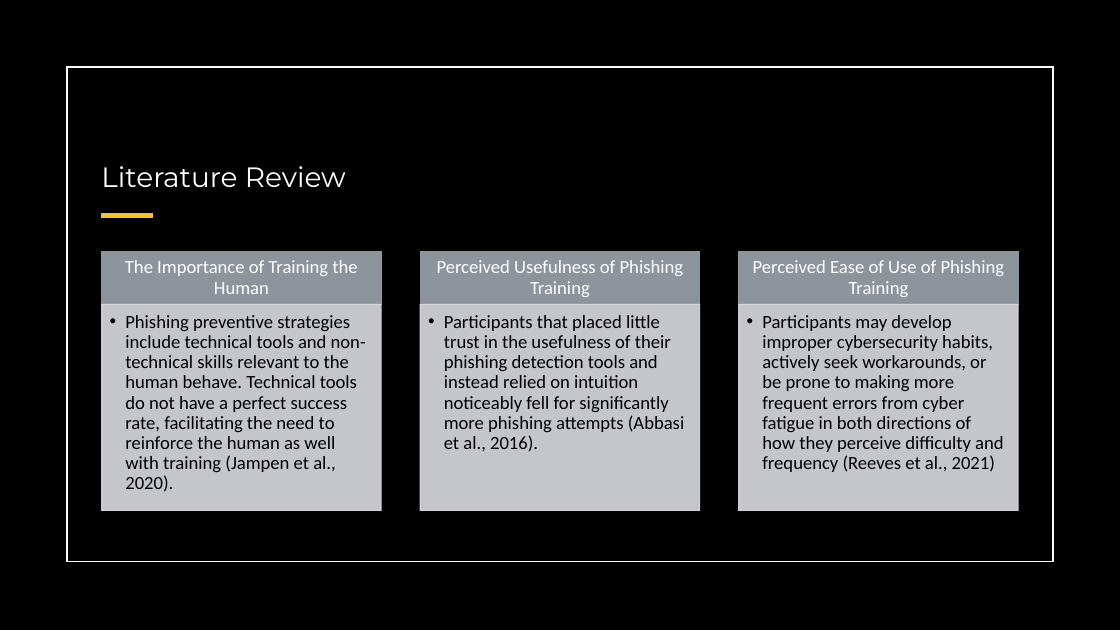
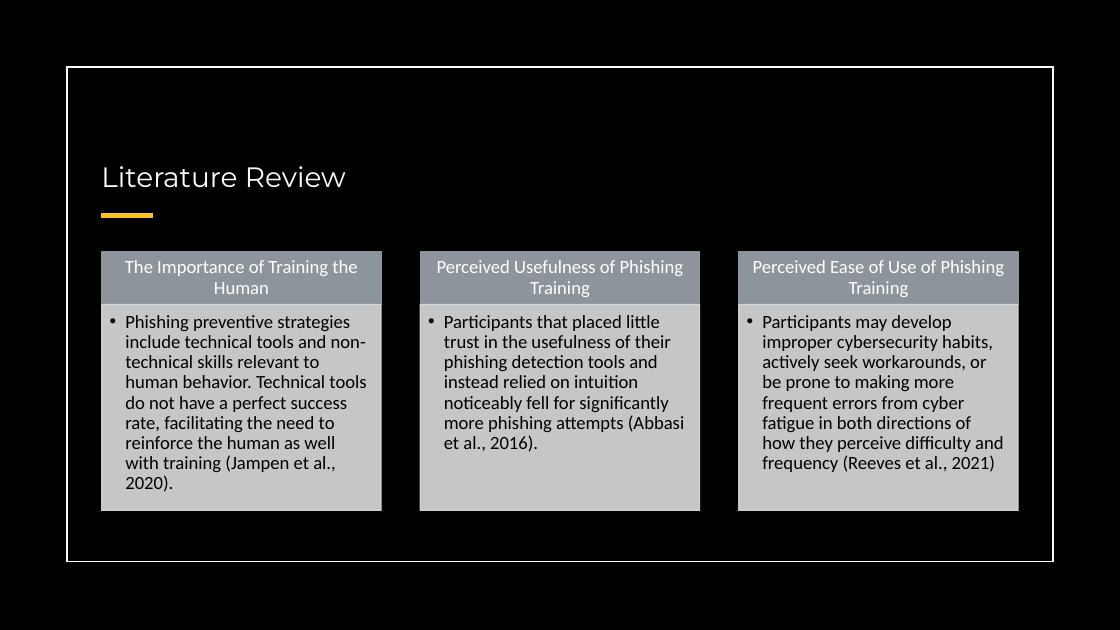
Before and after one commit to snowbowls/W.B.T.T.R.Y.A.Y.C.E.W, a slide deck: slide 4 of PPT/Alpha Review.pptx. Drawn at 1120x630 pixels with LibreOffice and Linux fonts; fonts in the diff are those of the drawing. Boxes give left, top, right and bottom in pixels: in the first picture for what was removed or moved away, otherwise in the second. Text is boxed around its words. In the diff, an @@ line names an element or a change of style, - is before the commit and + after.

```diff
--- a/PPT/Alpha Review.pptx
+++ b/PPT/Alpha Review.pptx
@@ text at [125,315,366,492]: text changed @@
-  • Phishing preventive strategies include technical tools and non-technical skills relevant to the human behave. Technical tools do not have a perfect success rate, facilitating the need to reinforce the human as well with training (Jampen et al., 2020).
+  • Phishing preventive strategies include technical tools and non-technical skills relevant to human behavior. Technical tools do not have a perfect success rate, facilitating the need to reinforce the human as well with training (Jampen et al., 2020).
```
Also in this commit, not shown: 2 other slides changed.
